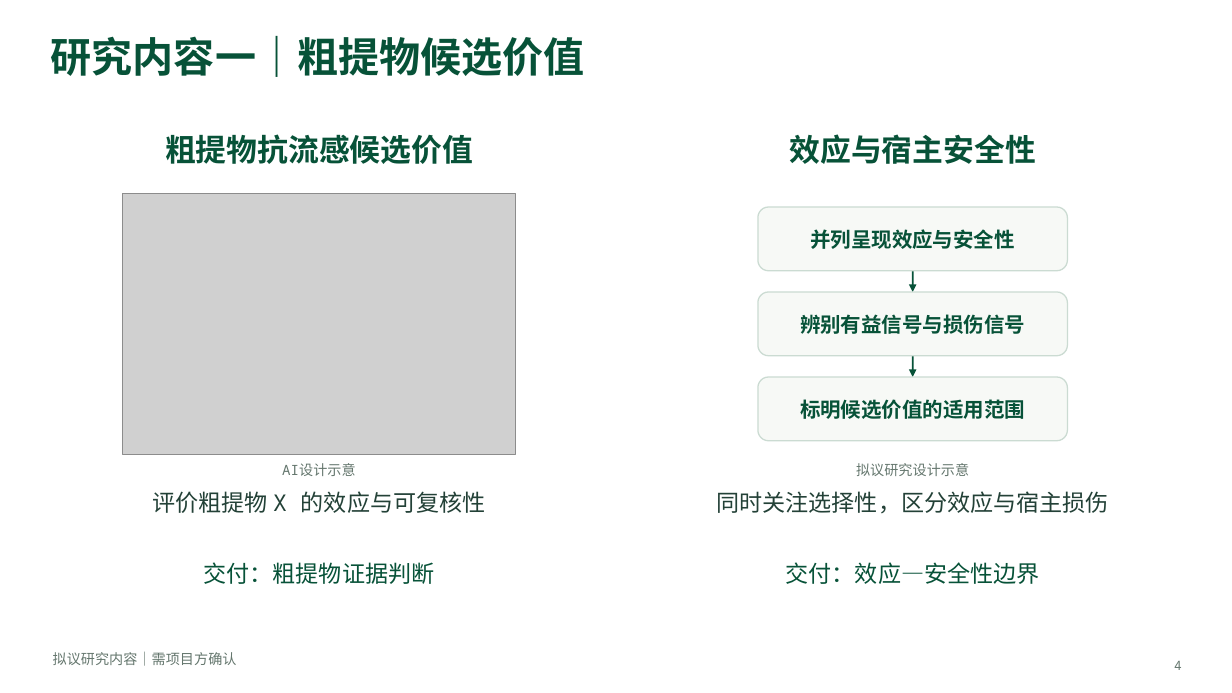
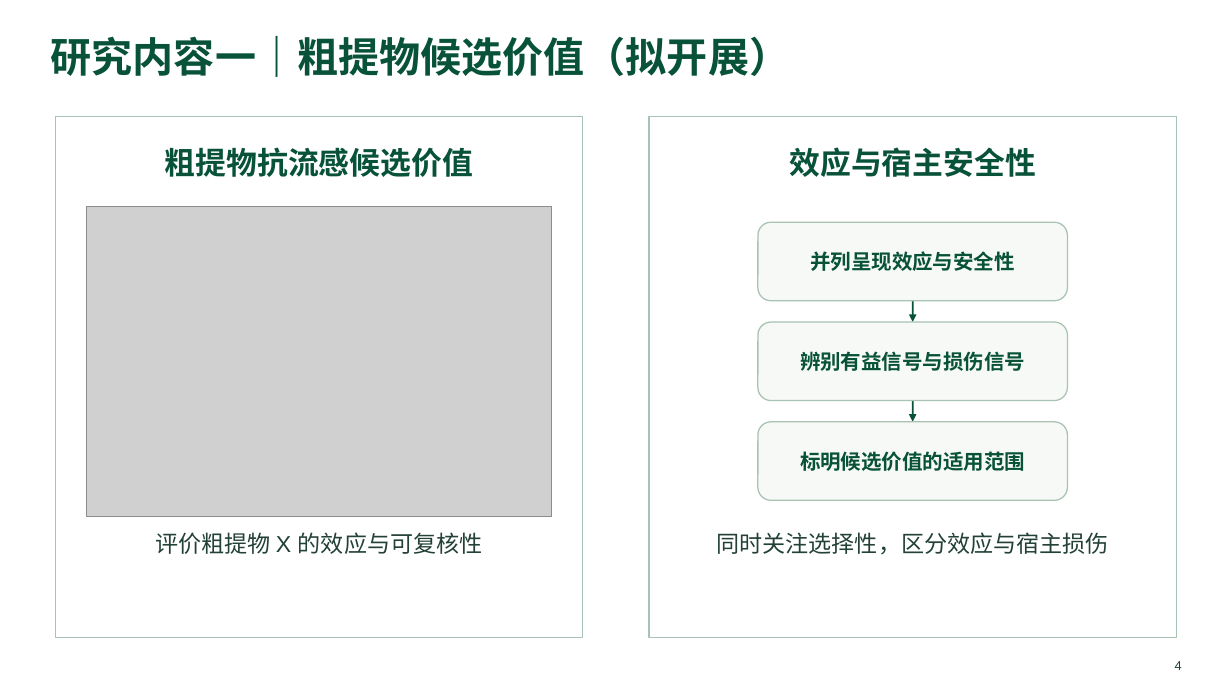
Before and after one commit to yetong0516/research-slide-workflow, a slide deck: slide 4 of examples/natural-antiviral/example.pptx. Drawn at 1232x693 pixels with LibreOffice and Linux fonts; fonts in the diff are those of the drawing; grey boxes stand for pictures. Boxes give left, top, right and bottom in pixels: in the first picture for what was removed or moved away, otherwise in the second. Text is boxed around its words. In the diff, an @@ line names an element or a change of style, - is before the commit and + after.

Commit message:
Refine slide hierarchy and topic frames with Chinese and Latin fonts

```diff
--- a/examples/natural-antiviral/example.pptx
+++ b/examples/natural-antiviral/example.pptx
@@ text at (x1=51, y1=36, x2=790, y2=77): text changed; font Noto Sans Mono to Arial @@
-研究内容一｜粗提物候选价值
+研究内容一｜粗提物候选价值（拟开展）
@@ rectangle added at (x1=55, y1=116, x2=583, y2=638), fill #FFFFFF, outline #A8C3B4 1.1 pt @@
@@ rectangle added at (x1=650, y1=116, x2=1177, y2=638), fill #FFFFFF, outline #A8C3B4 1.1 pt @@
@@ text "粗提物抗流感候选价值" moved from (x1=165, y1=134, x2=473, y2=164) to (x1=165, y1=147, x2=473, y2=177) @@
@@ text "效应与宿主安全性" moved from (x1=790, y1=134, x2=1036, y2=164) to (x1=789, y1=147, x2=1035, y2=177) @@
@@ picture resized from (x1=123, y1=193, x2=516, y2=455) to (x1=86, y1=206, x2=552, y2=517) @@
@@ rounded rectangle resized from (x1=758, y1=207, x2=1067, y2=271) to (x1=758, y1=222, x2=1067, y2=300) @@
@@ text "并列呈现效应与安全性" moved from (x1=810, y1=229, x2=1015, y2=249) to (x1=810, y1=251, x2=1015, y2=271) @@
@@ rounded rectangle resized from (x1=758, y1=292, x2=1067, y2=356) to (x1=758, y1=322, x2=1067, y2=400) @@
@@ text "辨别有益信号与损伤信号" moved from (x1=800, y1=314, x2=1025, y2=334) to (x1=800, y1=351, x2=1025, y2=371) @@
@@ arrow moved from (913, 271) - (913, 292) to (913, 300) - (913, 322) @@
@@ arrow moved from (913, 356) - (913, 377) to (913, 400) - (913, 422) @@
@@ outline #CBDBD2 1 pt to #A8C3B4 1 pt in 3 elements at (x1=758, y1=222, x2=1067, y2=300), (x1=758, y1=322, x2=1067, y2=400), (x1=758, y1=422, x2=1067, y2=501) @@
@@ rounded rectangle resized from (x1=758, y1=377, x2=1067, y2=441) to (x1=758, y1=422, x2=1067, y2=501) @@
@@ text "标明候选价值的适用范围" moved from (x1=800, y1=399, x2=1025, y2=419) to (x1=800, y1=451, x2=1025, y2=471) @@
@@ text removed at (x1=282, y1=463, x2=356, y2=476) @@
-AI设计示意
@@ text removed at (x1=856, y1=463, x2=969, y2=476) @@
-拟议研究设计示意
@@ text "评价粗提物 X 的效应与可复核性" moved from (x1=152, y1=491, x2=486, y2=513) to (x1=155, y1=532, x2=483, y2=554) @@
@@ font Noto Sans Mono to Arial in 7 elements at (x1=789, y1=147, x2=1035, y2=177), (x1=810, y1=251, x2=1015, y2=271), (x1=800, y1=351, x2=1025, y2=371), (x1=800, y1=451, x2=1025, y2=471), (x1=155, y1=532, x2=483, y2=554), (x1=165, y1=147, x2=473, y2=177), (x1=716, y1=532, x2=1109, y2=555) @@
@@ text "同时关注选择性，区分效应与宿主损伤" moved from (x1=716, y1=491, x2=1109, y2=514) to (x1=716, y1=532, x2=1109, y2=555) @@
@@ text removed at (x1=203, y1=562, x2=434, y2=584) @@
-交付：粗提物证据判断
@@ text removed at (x1=786, y1=562, x2=1040, y2=584) @@
-交付：效应—安全性边界
@@ text removed at (x1=53, y1=652, x2=237, y2=666) @@
-拟议研究内容｜需项目方确认
@@ text "4" at (x1=1175, y1=661, x2=1182, y2=670): font Noto Sans Mono to Arial, text colour #65776E to #234137 @@
```
Also in this commit, not shown: 7 other slides changed, 18 other files.
